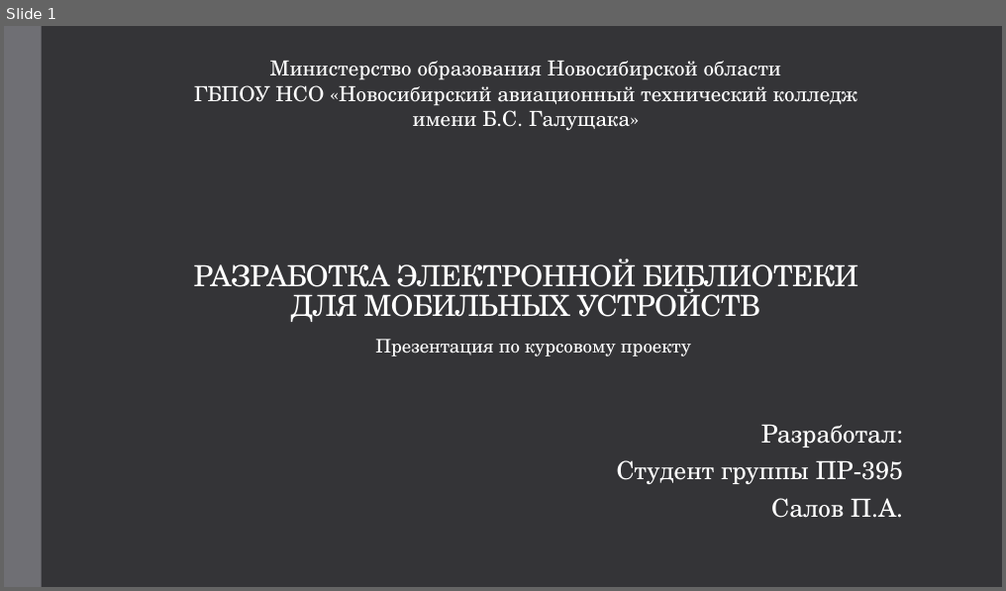
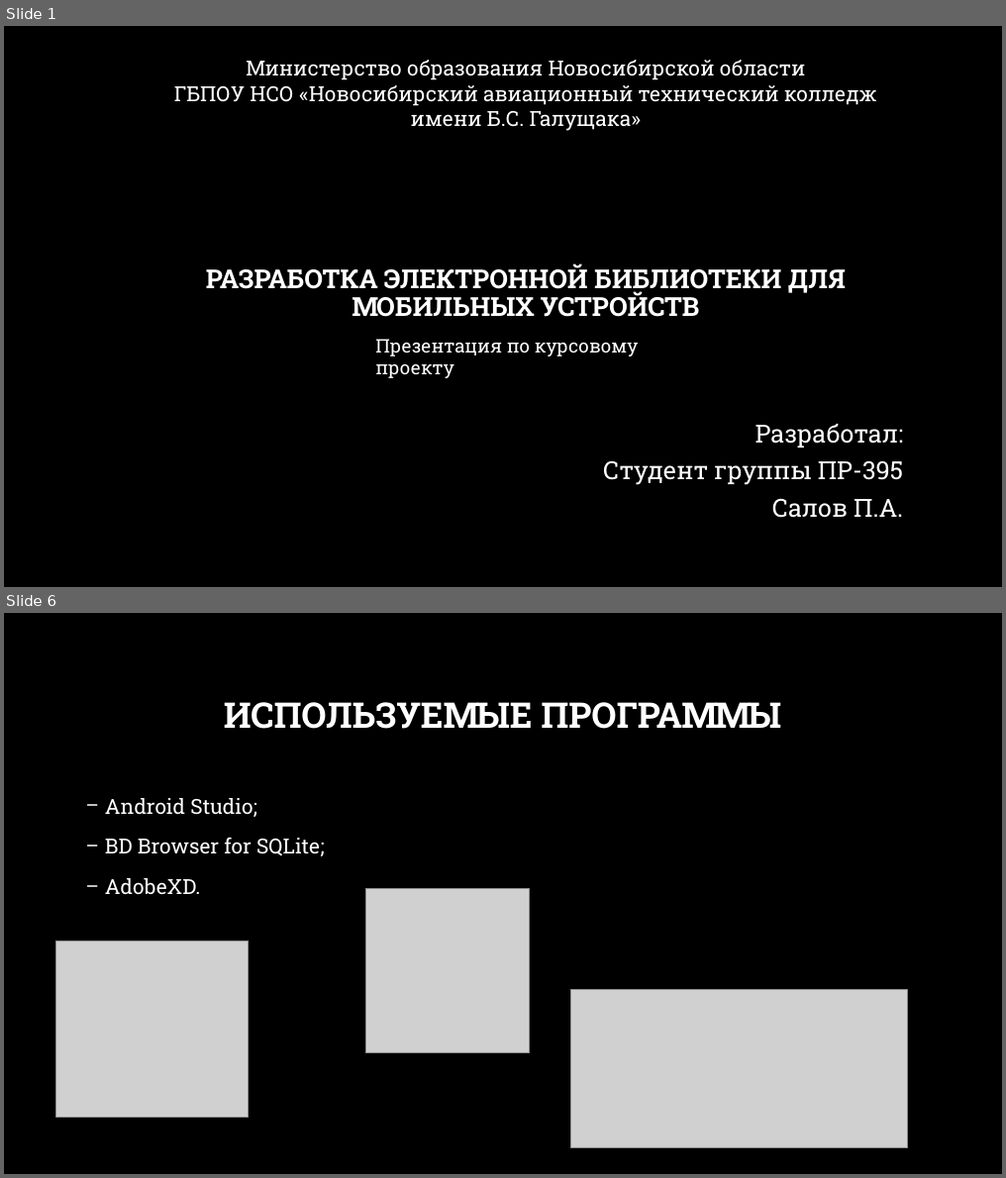
Before and after one commit to Mojukin/CourseWork, a slide deck: Презентация по курсовому проекту, Салов П.А., Пр-395.pptx. Shown one above the other, each under a label of ours: slide 1 before the commit, slides 1 and 6 after it; the slides between them are not shown. The pictures are 1006x591 and 1006x1178 pixels, drawn with LibreOffice and Linux fonts; fonts in the diff are those of the drawing; grey boxes stand for pictures; background and template pictures are left out. Boxes give left, top, right and bottom in pixels: in the first picture for what was removed or moved away, otherwise in the second. Text is boxed around its words. In the diff, an @@ line names an element or a change of style, - is before the commit and + after.

```diff
--- a/Презентация по курсовому проекту, Салов П.А., Пр-395.pptx
+++ b/Презентация по курсовому проекту, Салов П.А., Пр-395.pptx
@@ slide 6 added at [4,613,1002,1174], background picture (left out) @@
@@ title added at [224,702,781,729], 34 pt, text #FFFFFF, bold @@
+ИСПОЛЬЗУЕМЫЕ ПРОГРАММЫ
@@ text added at [105,798,325,895], 20 pt, text #FFFFFF @@
+− Android Studio;
+− BD Browser for SQLite;
+− AdobeXD.
@@ picture added at [365,888,530,1054] @@
@@ picture added at [56,941,249,1118] @@
@@ picture added at [571,989,908,1149] @@
@@ slide 1 changed as well @@
@@ background #353537 to picture (left out) @@
@@ rectangle removed at [4,26,42,587] @@
@@ title "РАЗРАБОТКА ЭЛЕКТРОННОЙ БИБЛИОТЕКИ ДЛЯ МОБИЛЬНЫХ ..." at [206,264,846,317]: size 28 to 25.2 pt, font TeX Gyre Schola to Roboto Slab, letter spacing -0.5 to 0 pt, bold on; line spacing 0.85 to 0.9 @@
@@ font TeX Gyre Schola to Roboto Slab in 3 elements at [603,424,904,518], [174,60,877,131], [375,339,638,378] @@
```
Also in this commit, not shown: 6 other slides added, 7 slides removed, 1 other file.
